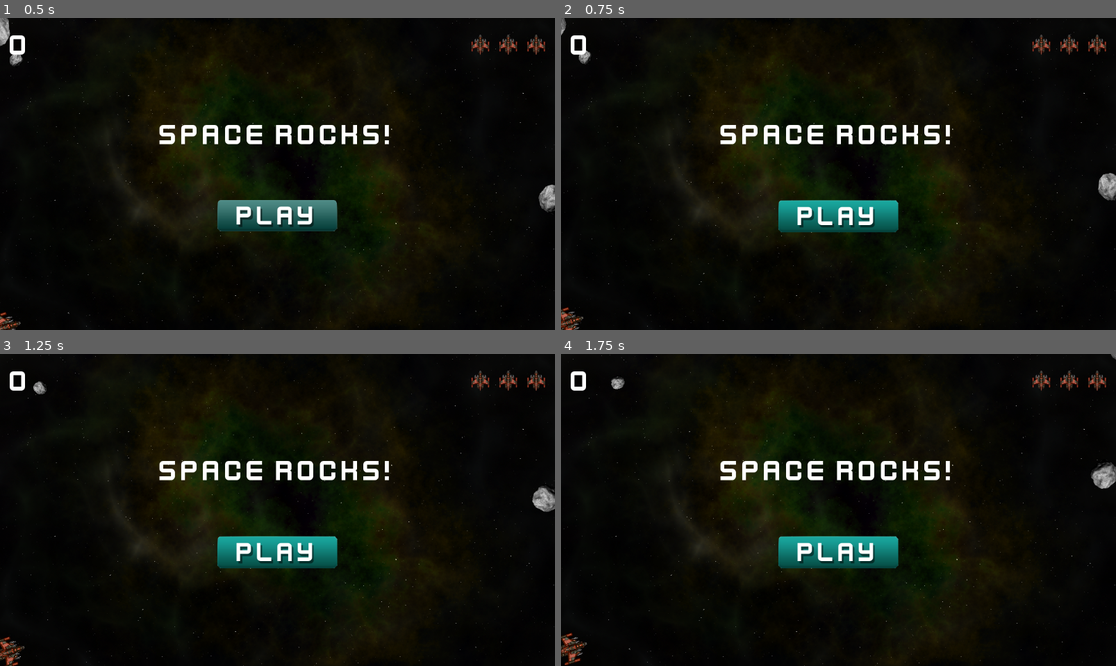
Above: before the commit, frames 1-4 (two rows, left to right).
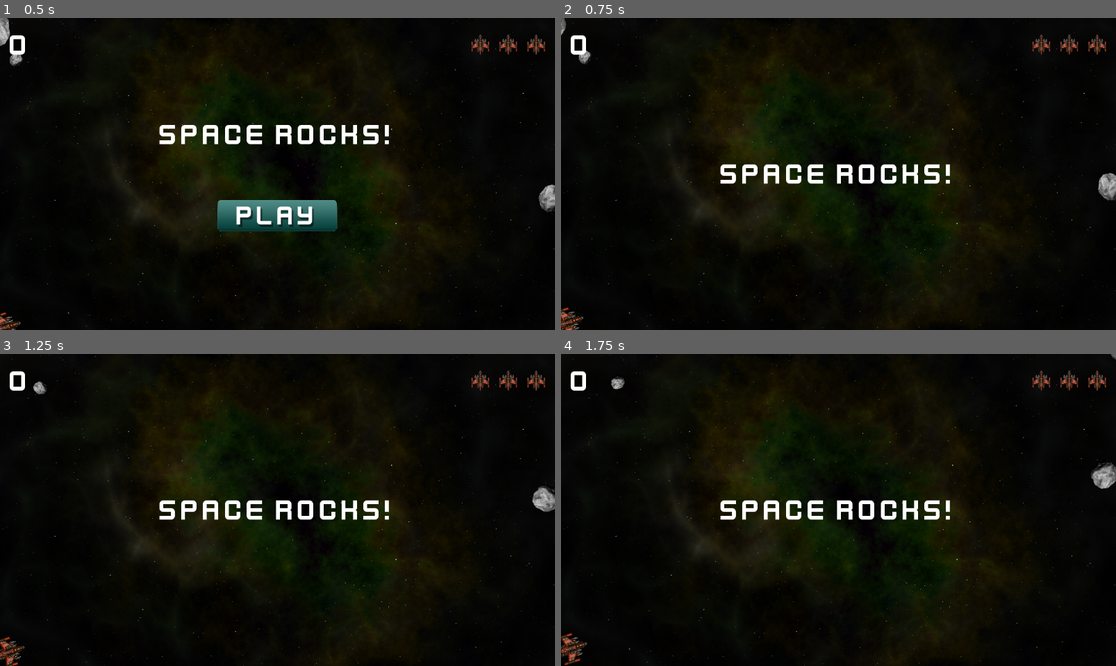
Above: after the commit, the same moments.

Repository: zenoplex/space-rocks
Game: Godot game, scene res://Main/main.tscn
Same seed, same stepped clock (60 frames per second), same inputs: the game is played once before the commit and once after it. The project has no main scene, so this scene is started directly.
Inputs (mouse positions are in pixels of both pictures, inside the frame that each line leads up to):
- Up to frame 1 (0.5 s): no input
- Up to frame 2 (0.75 s): click (838, 214) at 0.5 s
- Up to frame 3 (1.25 s): no input
- Up to frame 4 (1.75 s): click (838, 550) at 1.27 s

Frame 1 is identical in both runs. In frame 2, 4.7% of the frame differs, in the area x 28-71%, y 34-69%; in frame 3, 4.7%; in frame 4, 4.7%.

Commit message:
feat: Add start_game signal and hide start button

Diff:
--- a/hud/hud.gd
+++ b/hud/hud.gd
@@ -1,4 +1,6 @@
 extends CanvasLayer
+
+signal start_game
 
 @onready var lives_counter: HBoxContainer = $MarginContainer/HBoxContainer/LivesCounter
 @onready var score_label: Label = $MarginContainer/HBoxContainer/ScoreLabel
@@ -16,4 +18,5 @@
 
 
 func _on_start_button_pressed() -> void:
-	pass # Replace with function body.
+	start_button.hide()
+	start_game.emit()
